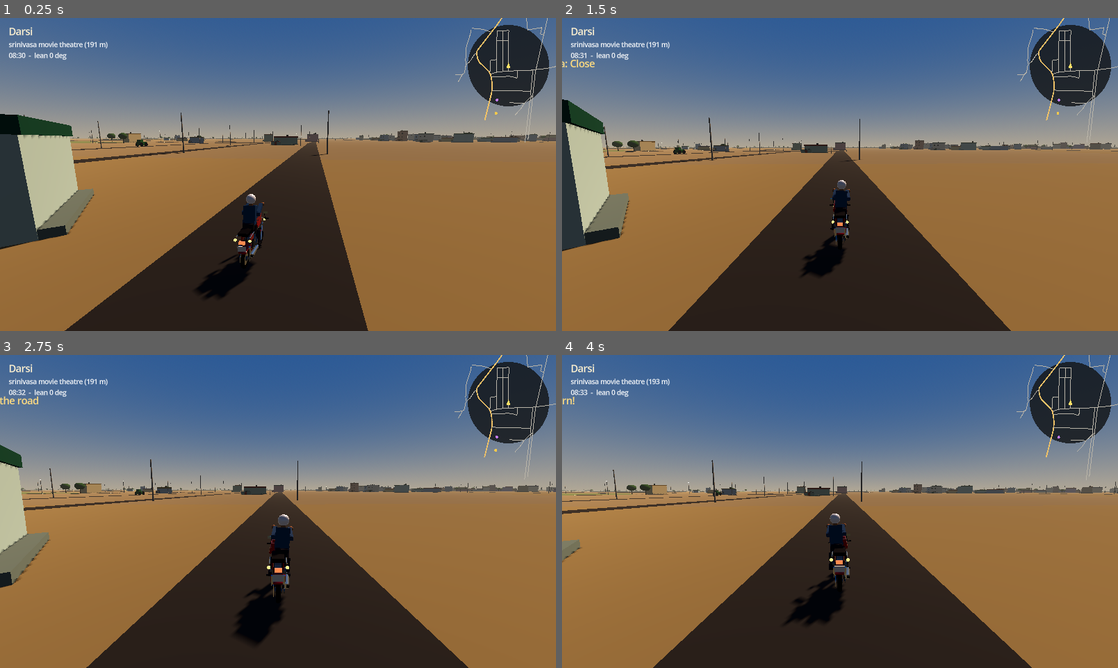
Above: before the commit, frames 1-4 (two rows, left to right).
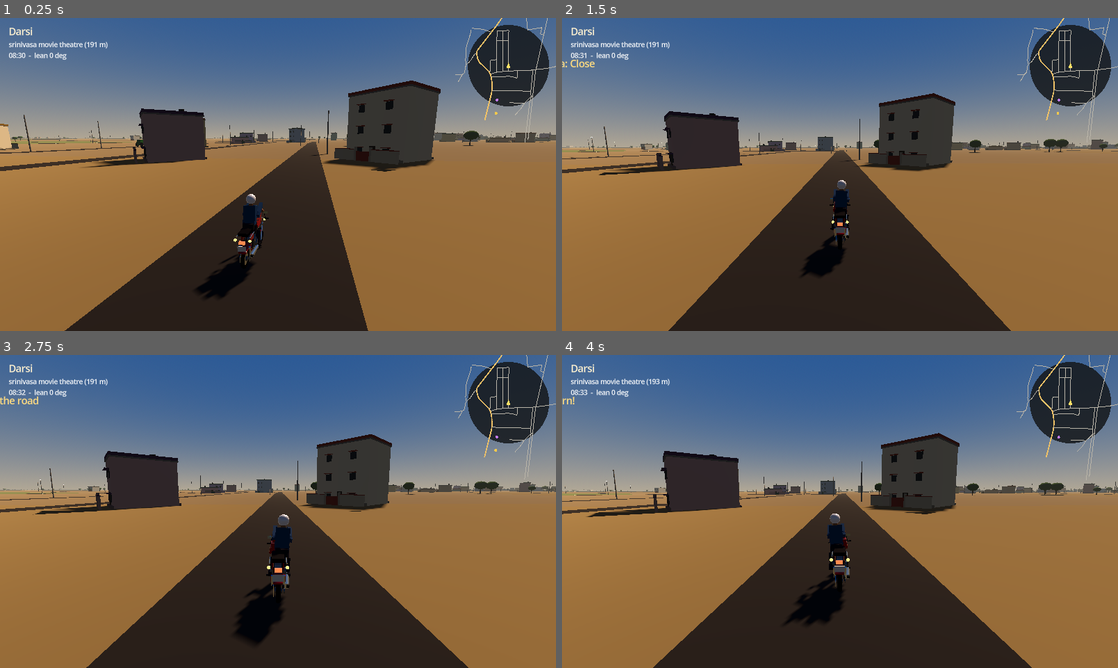
Above: after the commit, the same moments.

Repository: Shasank-Bommineni/Darsi
Game: Godot game, scene res://scenes/main.tscn
The game is run twice, just before and just after one commit, with the same random seed, the same clock (stepped at 60 frames per second) and the same inputs.
Inputs:
- Up to frame 1 (0.25 s): no input
- Up to frame 2 (1.5 s): tap Enter at 0.5 s; hold D (steer_right) 0.53-1.28 s; hold E (interact) 0.53-1.28 s; hold S (brake) from 1.28 s (still down); tap C (toggle_camera) at 1.35 s
- Up to frame 3 (2.75 s): release S (brake) at 2.03 s; hold D (steer_right) from 2.03 s (still down); tap R at 2.1 s
- Up to frame 4 (4 s): release D (steer_right) at 2.78 s; hold W (accelerate) 2.78-3.53 s; tap F at 2.85 s; hold A (steer_left) from 3.53 s (still down); tap H at 3.6 s

The runs differ from the first frame. In frame 1, 12% of the frame differs, in the area x 0-100%, y 20-85%; in frame 2, 10%; in frame 3, 8.3%; in frame 4, 6.8%.

Commit message:
docs: document the real-geometry pipeline and the motorcycle simulation; roof slabs and taller town centre
Co-authored-by: arena-agent <297053741+arena-agent@users.noreply.github.com>

Diff:
--- a/scripts/motorcycle_mesh.gd
+++ b/scripts/motorcycle_mesh.gd
@@ -312,8 +312,8 @@
 		_box(rider, Vector3(0.11, 0.11, 0.34), Vector3(side * 0.11, 0.80, 0.14), trousers, Vector3(0.55, 0, 0), "Thigh")
 		_box(rider, Vector3(0.10, 0.30, 0.10), Vector3(side * 0.165, 0.52, 0.06), trousers, Vector3(-0.25, 0, 0), "Shin")
 		_box(rider, Vector3(0.10, 0.08, 0.22), Vector3(side * 0.185, 0.33, 0.07), trousers, Vector3.ZERO, "Boot")
-		_box(rider, Vector3(0.095, 0.095, 0.44), Vector3(side * 0.175, 1.19, -0.08), shirt, Vector3(0.30, side * 0.06, 0), "Arm")
-		_sphere(rider, 0.055, Vector3(side * 0.20, 1.26, -0.30), skin, "Hand")
+		_box(rider, Vector3(0.095, 0.095, 0.46), Vector3(side * 0.165, 1.17, -0.10), shirt, Vector3(0.42, side * 0.02, 0), "Arm")
+		_sphere(rider, 0.05, Vector3(side * 0.185, 1.08, -0.30), skin, "Hand")
 	_cyl(rider, 0.055, 0.09, Vector3(0.0, 1.39, 0.10), skin, Vector3.ZERO, "Neck", 10)
 	_sphere(rider, 0.125, Vector3(0.0, 1.50, 0.08), helmet_paint, "Helmet")
 	_box(rider, Vector3(0.17, 0.09, 0.03), Vector3(0.0, 1.50, -0.04), visor, Vector3(-0.1, 0, 0), "Visor")
--- a/scripts/world_builder.gd
+++ b/scripts/world_builder.gd
@@ -470,10 +470,13 @@
 
 				var levels := 1
 				var roll := rng.randf()
+				var central := centre_distance < 700.0
 				if is_main:
-					levels = 2 if roll < 0.55 else (3 if roll < 0.85 else 1)
+					levels = 2 if roll < 0.42 else (3 if roll < 0.78 else (4 if roll < 0.9 and central else 1))
+				elif central:
+					levels = 1 if roll < 0.38 else (2 if roll < 0.82 else 3)
 				else:
-					levels = 1 if roll < 0.55 else (2 if roll < 0.92 else 3)
+					levels = 1 if roll < 0.68 else (2 if roll < 0.95 else 3)
 				var height := 3.1 * float(levels) + rng.randf_range(-0.2, 0.3)
 				var angle := atan2(tangent.y, tangent.x)
 				var node := _plot_building(centre, Vector2(frontage, depth), angle, height, levels, is_main, normal)
@@ -505,6 +508,8 @@
 
 	var body_size := Vector3(size.x * rng.randf_range(0.72, 0.92), height, size.y * rng.randf_range(0.65, 0.85))
 	_add_box(root, body_size, Vector3(0.0, height * 0.5, 0.0), wall_colour, "House")
+	# Flat RCC roof slab - weathered grey concrete, not the wall colour.
+	_add_box(root, Vector3(body_size.x + 0.26, 0.18, body_size.z + 0.26), Vector3(0.0, height + 0.05, 0.0), Color("#8d8a83").lerp(Color("#6f6a63"), rng.randf()), "RoofSlab")
 	# Parapet wall around the flat roof.
 	_add_box(root, Vector3(body_size.x + 0.22, 0.55, 0.22), Vector3(0.0, height + 0.27, -body_size.z * 0.5), trim_colour, "ParapetN")
 	_add_box(root, Vector3(body_size.x + 0.22, 0.55, 0.22), Vector3(0.0, height + 0.27, body_size.z * 0.5), trim_colour, "ParapetS")
Not shown, changed: README.md
Not shown, changed: docs/MAP_PIPELINE.md
